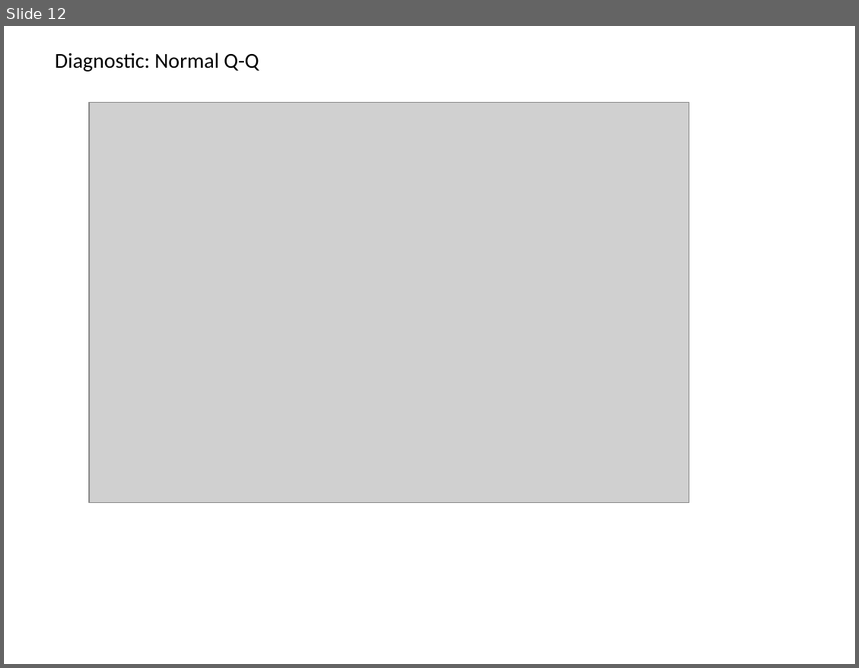
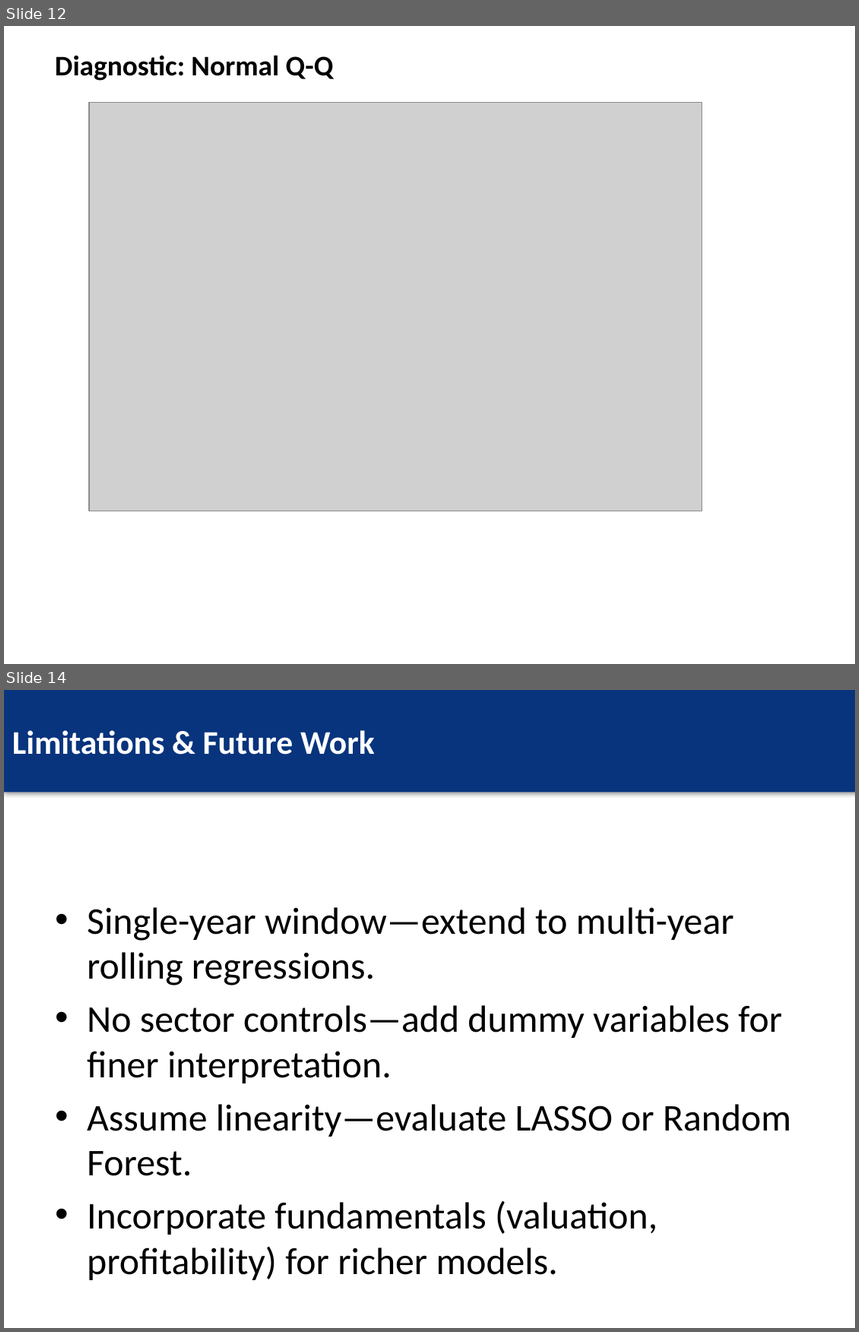
Before and after one commit to paullopes2004/RegressionCourseProject, a slide deck: reports/Regression_Project_Presentation.pptx. Shown one above the other, each under a label of ours: slide 12 before the commit, slides 12 and 14 after it; the slides between them are not shown. The pictures are 859x668 and 859x1332 pixels, drawn with LibreOffice and Linux fonts; fonts in the diff are those of the drawing; grey boxes stand for pictures. Boxes give left, top, right and bottom in pixels: in the first picture for what was removed or moved away, otherwise in the second. Text is boxed around its words. In the diff, an @@ line names an element or a change of style, - is before the commit and + after.

```diff
--- a/reports/Regression_Project_Presentation.pptx
+++ b/reports/Regression_Project_Presentation.pptx
@@ slide 14 added at (x1=4, y1=690, x2=855, y2=1328), background #FFFFFF @@
@@ rectangle added at (x1=4, y1=690, x2=855, y2=792), fill #08347D, 28 pt, text #FFFFFF, bold @@
+Limitations & Future Work
@@ text added at (x1=87, y1=907, x2=791, y2=1281), 32 pt, text #000000 @@
+• Single-year window—extend to multi-year rolling regressions.
+• No sector controls—add dummy variables for finer interpretation.
+• Assume linearity—evaluate LASSO or Random Forest.
+• Incorporate fundamentals (valuation, profitability) for richer models.
@@ slide 12 changed as well @@
@@ text "Diagnostic: Normal Q-Q" at (x1=55, y1=55, x2=334, y2=81): size 18 to 24 pt, bold on @@
@@ picture resized from (x1=89, y1=103, x2=690, y2=503) to (x1=89, y1=103, x2=702, y2=511) @@
```
Also in this commit, not shown: 6 other slides changed, 10 other slides added, 8 slides removed.
